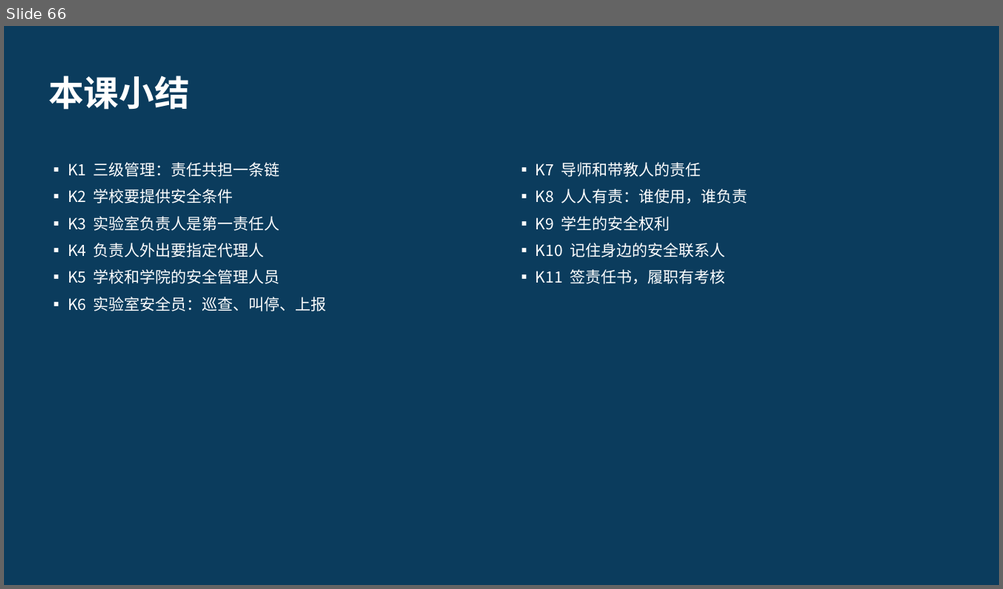
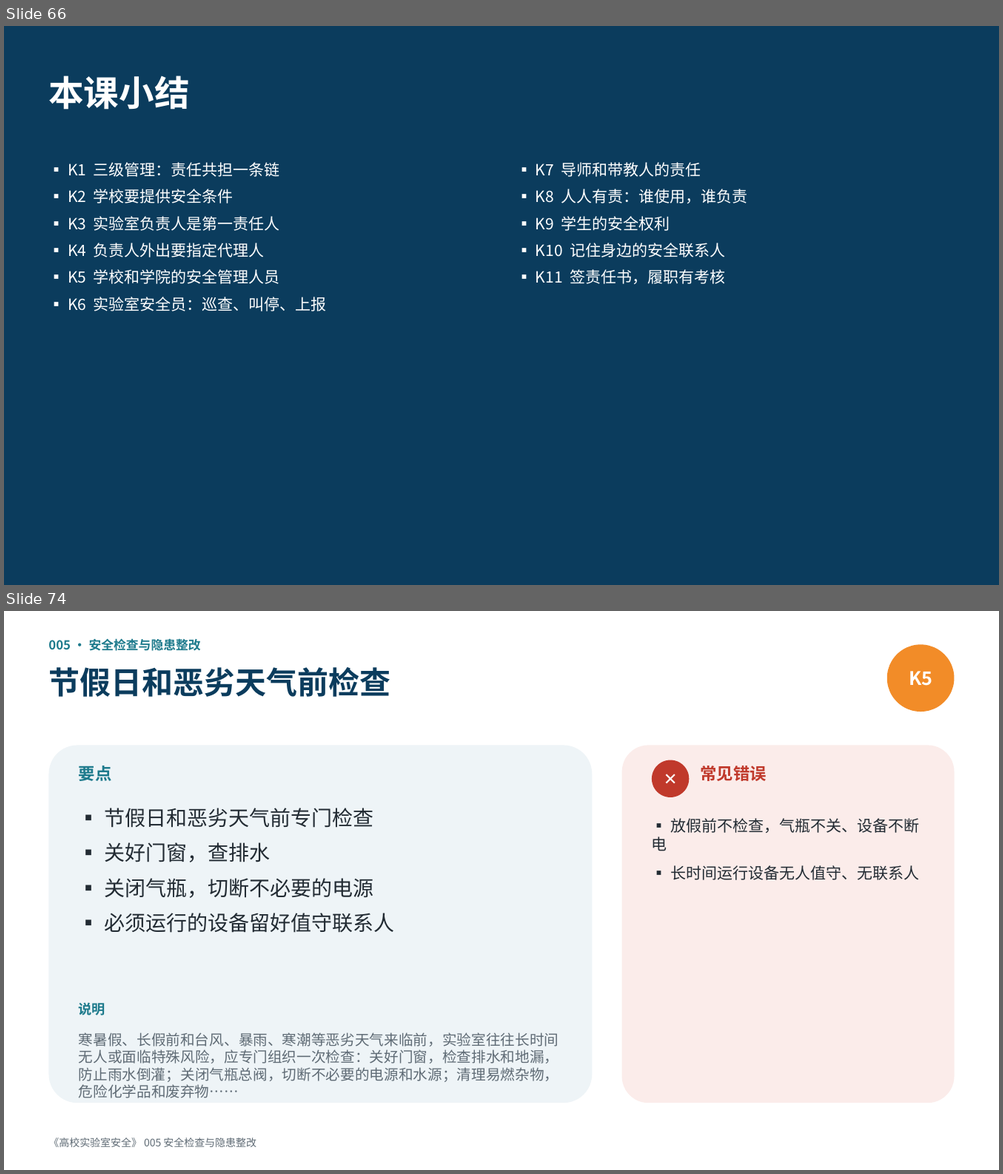
Before and after one commit to hanrongwx-max/videoyoutubo, a slide deck: course/高校实验室安全/课件/第1章_法规、管理与安全文化.pptx. Shown one above the other, each under a label of ours: slide 66 before the commit, slides 66 and 74 after it; the slides between them are not shown. The pictures are 1003x589 and 1003x1174 pixels, drawn with LibreOffice and Linux fonts; fonts in the diff are those of the drawing. Boxes give left, top, right and bottom in pixels: in the first picture for what was removed or moved away, otherwise in the second. Text is boxed around its words. In the diff, an @@ line names an element or a change of style, - is before the commit and + after.

```diff
--- a/course/高校实验室安全/课件/第1章_法规、管理与安全文化.pptx
+++ b/course/高校实验室安全/课件/第1章_法规、管理与安全文化.pptx
@@ slide 74 added at (4,611,999,1170), background #FFFFFF @@
@@ text added at (48,638,201,651), 12 pt, text #1D7A8C, bold @@
+005 · 安全检查与隐患整改
@@ ellipse added at (887,644,954,712), fill #F28C28, 18 pt, text #FFFFFF, bold @@
+K5
@@ text added at (48,667,390,697), 30 pt, text #0B3C5D, bold @@
+节假日和恶劣天气前检查
@@ rounded rectangle added at (48,745,592,1103), fill #EEF4F7 @@
@@ text added at (79,766,112,781), 16 pt, text #1D7A8C, bold @@
+要点
@@ rounded rectangle added at (622,745,954,1103), fill #FBECEA @@
@@ ellipse added at (652,760,689,797), fill #C0392B, 16 pt, text #FFFFFF, bold @@
+✕
@@ text added at (700,766,765,781), 16 pt, text #C0392B, bold @@
+常见错误
@@ text added at (104,808,395,933), 20 pt, text #222B33 @@
+▪ 节假日和恶劣天气前专门检查
+▪ 关好门窗，查排水
+▪ 关闭气瓶，切断不必要的电源
+▪ 必须运行的设备留好值守联系人
@@ text added at (652,818,919,880), 15 pt, text #222B33 @@
+▪ 放假前不检查，气瓶不关、设备不断电
+▪ 长时间运行设备无人值守、无联系人
@@ text added at (79,1003,105,1016), 13 pt, text #1D7A8C, bold @@
+说明
@@ text added at (79,1033,559,1082), 14 pt, text #5F6B75 @@
+寒暑假、长假前和台风、暴雨、寒潮等恶劣天气来临前，实验室往往长时间无人或面临特殊风险，应专门组织一次检查：关好门窗，检查排水和地漏，防止雨水倒灌；关闭气瓶总阀，切断不必要的电源和水源；清理易燃杂物，危险化学品和废弃物……
@@ text added at (48,1138,256,1147), 10 pt, text #5F6B75 @@
+《高校实验室安全》 005 安全检查与隐患整改
```
Also in this commit, not shown: 21 other slides added, 2 other files.
